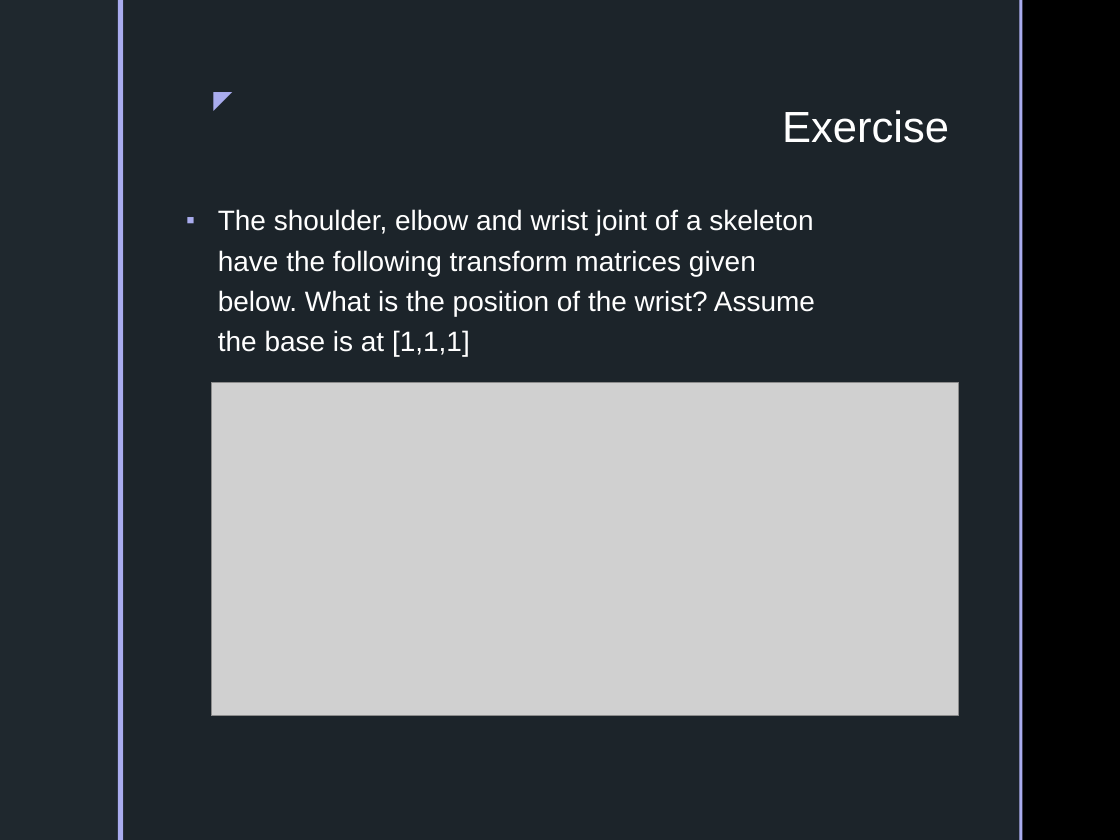
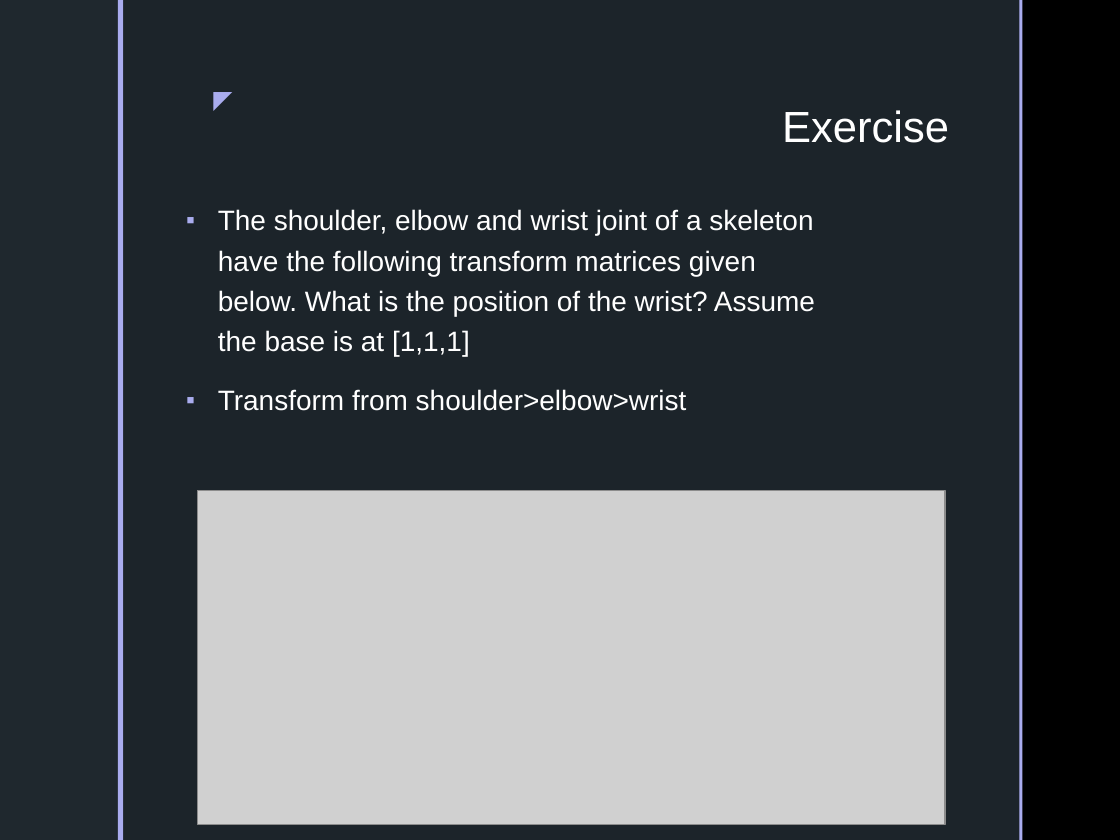
Before and after one commit to chiayiquan/year_3_sem_1, a slide deck: slide 10 of 3D graphics/SIM/lesson 4/Workshop 4b 3D Transformation.pptx. Drawn at 1120x840 pixels with LibreOffice and Linux fonts; fonts in the diff are those of the drawing; grey boxes stand for pictures; background and template pictures are left out. Boxes give left, top, right and bottom in pixels: in the first picture for what was removed or moved away, otherwise in the second. Text is boxed around its words. In the diff, an @@ line names an element or a change of style, - is before the commit and + after.

```diff
--- a/3D graphics/SIM/lesson 4/Workshop 4b 3D Transformation.pptx
+++ b/3D graphics/SIM/lesson 4/Workshop 4b 3D Transformation.pptx
@@ text at (218, 389, 687, 411): paragraph added @@
+▪ Transform from shoulder>elbow>wrist
@@ picture: place and size @@
-picture at (212, 382, 959, 716)
+picture at (197, 491, 944, 824)
```
Also in this commit, not shown: 1 slide added, 17 other files.
